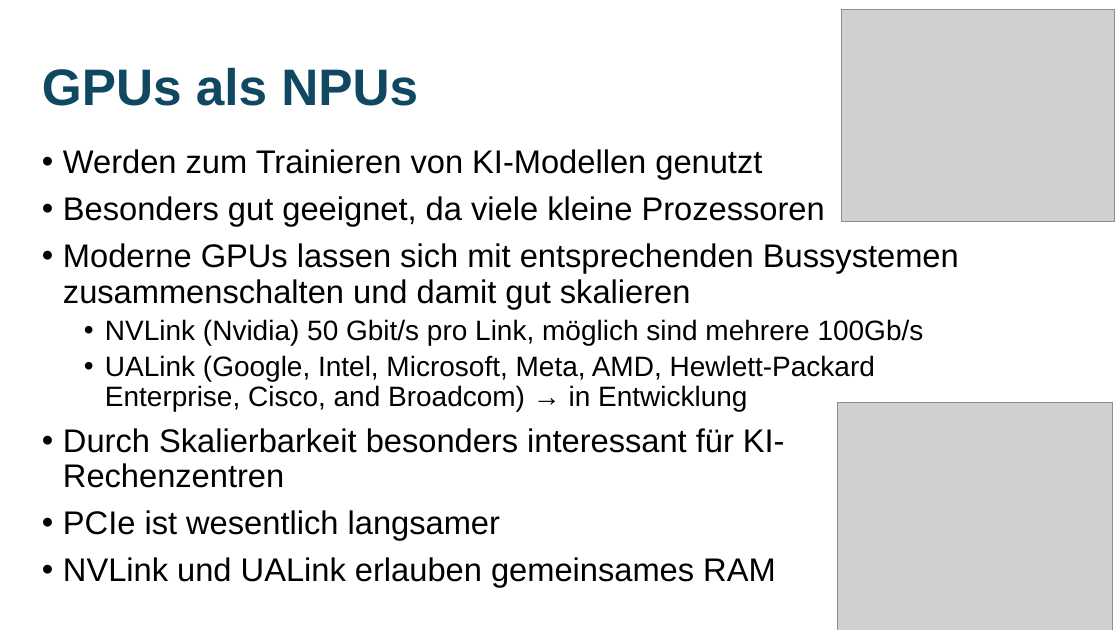
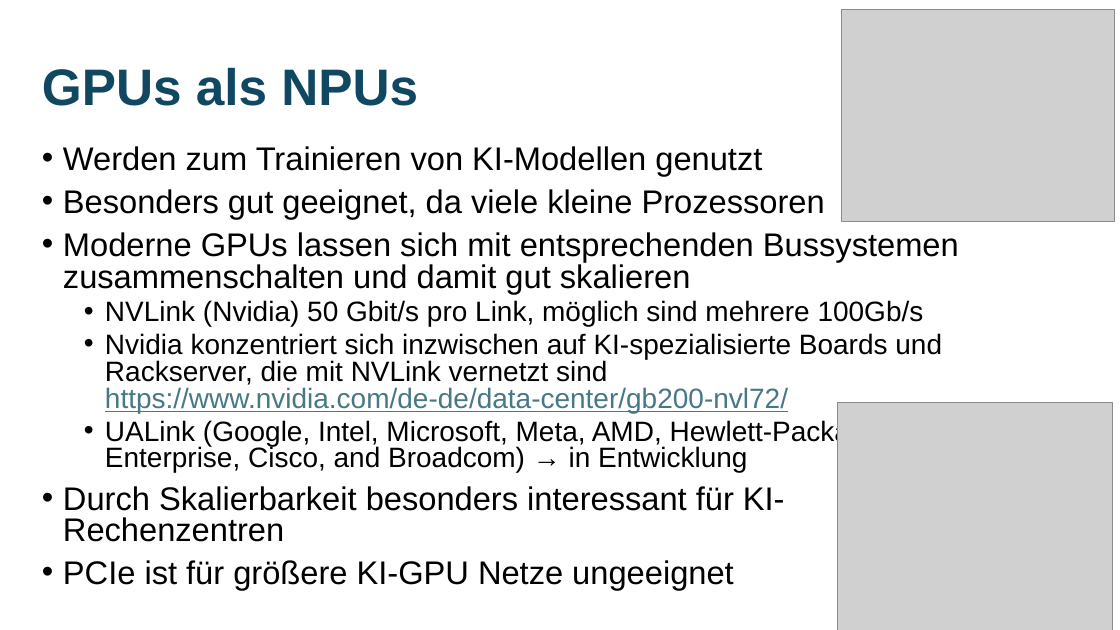
Before and after one commit to MickyRoth/Presentations, a slide deck: slide 7 of KI Grundlagen.pptx. Drawn at 1120x630 pixels with LibreOffice and Linux fonts; fonts in the diff are those of the drawing; grey boxes stand for pictures. Boxes give left, top, right and bottom in pixels: in the first picture for what was removed or moved away, otherwise in the second. Text is boxed around its words. In the diff, an @@ line names an element or a change of style, - is before the commit and + after.

```diff
--- a/KI Grundlagen.pptx
+++ b/KI Grundlagen.pptx
@@ text at (63,146,959,542): line spacing 0.9 to 0.8 @@
@@ text at (105,333,942,413): paragraph added @@
+  • Nvidia konzentriert sich inzwischen auf KI-spezialisierte Boards und Rackserver, die mit NVLink vernetzt sind
+    https://www.nvidia.com/de-de/data-center/gb200-nvl72/
@@ text at (63,560,734,590): text changed @@
-• PCIe ist wesentlich langsamer
-• NVLink und UALink erlauben gemeinsames RAM
+• PCIe ist für größere KI-GPU Netze ungeeignet
```
Also in this commit, not shown: 6 other slides changed, 1 slide added.
